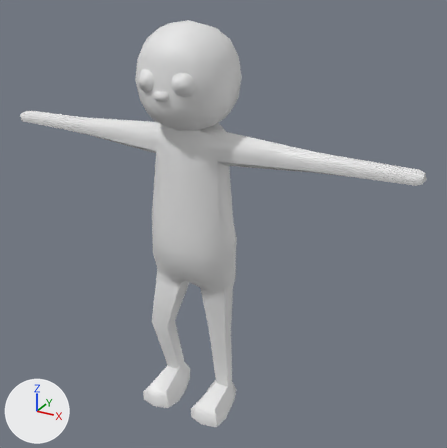
A saved change to the FBX model VR Interactions/Assets/Models/Ragdoll.fbx.
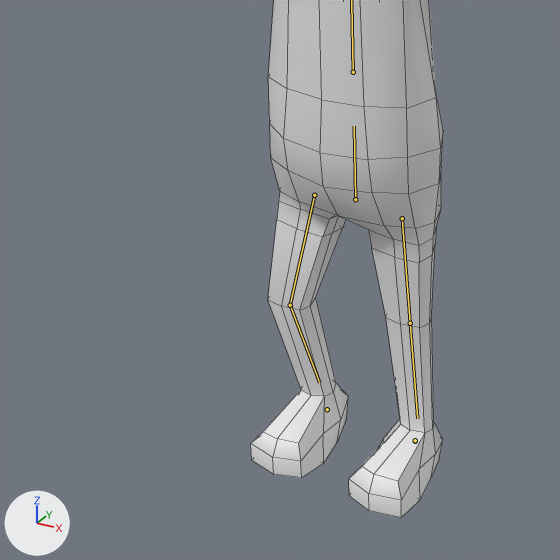
Each version appears first whole from a 50 mm camera at (2.22, -3.58, 3.39) aimed at (0.2, 0.1, 1.56), and next in a close-up on the part from 5% to 66% of the width and 39% to 100% of the height. Every picture has the same lights, and +X, +Y and +Z are marked at lower left. Both versions are drawn at frame 12 of the action 'Armature|Idle'; the numbers are the values there. The bones that bend it are drawn over the model as lines in the close-ups. The close-ups show mesh edges as thin lines.

In view in the first close-up: 'Ragdoll'.
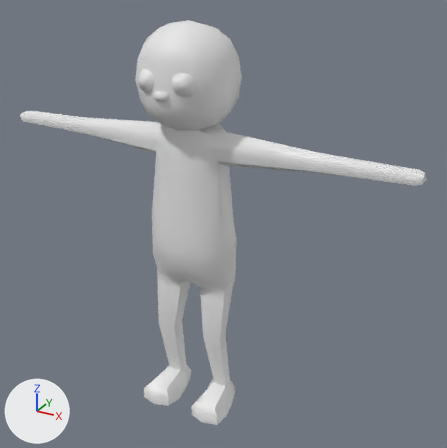
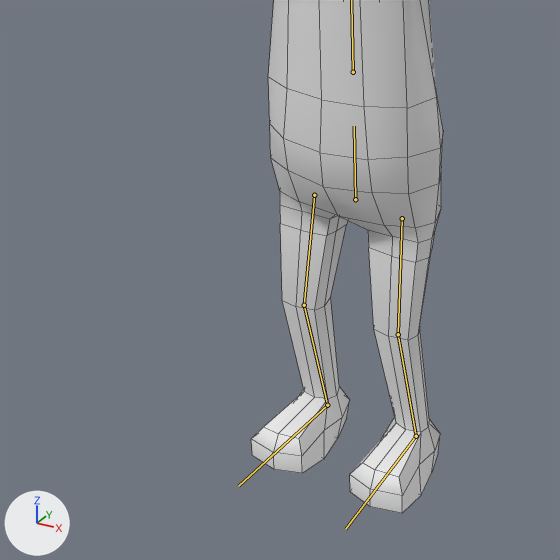
What differs and where, as boxes [x1, y1, x2, y2] in the close-ups (560 x 560 px):
'Ragdoll', posed: before [251, 0, 443, 518]; after [251, 0, 443, 513]
bone 'Hip.L', root to tip: before (402, 218) to (410, 323); after (402, 218) to (398, 334)
bone 'Knee.L', root to tip: before (410, 323) to (417, 418); after (398, 334) to (416, 436)
bone 'Foot.L', root to tip: before (415, 440) to (414, 441); after (416, 436) to (345, 529)
bone 'Hip.R', root to tip: before (314, 195) to (290, 305); after (314, 195) to (304, 305)
bone 'Knee.R', root to tip: before (290, 305) to (319, 382); after (304, 305) to (327, 405)
bone 'Foot.R', root to tip: before (327, 409) to (325, 410); after (327, 405) to (238, 486)

What the commit changed:
Bone 'Hip.L' (bone_hip_l) turns from (4, 0, 0) to (-8, 0, 0) degrees about its own x, y and z.
Bone 'Knee.L' (bone_knee_l) turns from (-6, 0, -2) to (16, 0, 0) degrees about its own x, y and z.
Bone 'Foot.L' (bone_foot_l) moves from (0.0, 0.0, -0.003) to (0.0, 0.0, 0.0).
Bone 'Foot.L' (bone_foot_l) turns from (0, 0, 0) to (-7, 0, 0) degrees about its own x, y and z.
Bone 'Hip.R' (bone_hip_r) turns from (-13, 2, 5) to (-8, 0, 0) degrees about its own x, y and z.
Bone 'Knee.R' (bone_knee_r) turns from (24, 2, -8) to (16, 0, 0) degrees about its own x, y and z.
Bone 'Foot.R' (bone_foot_r) turns from (0, 0, 0) to (-7, 0, 0) degrees about its own x, y and z.
